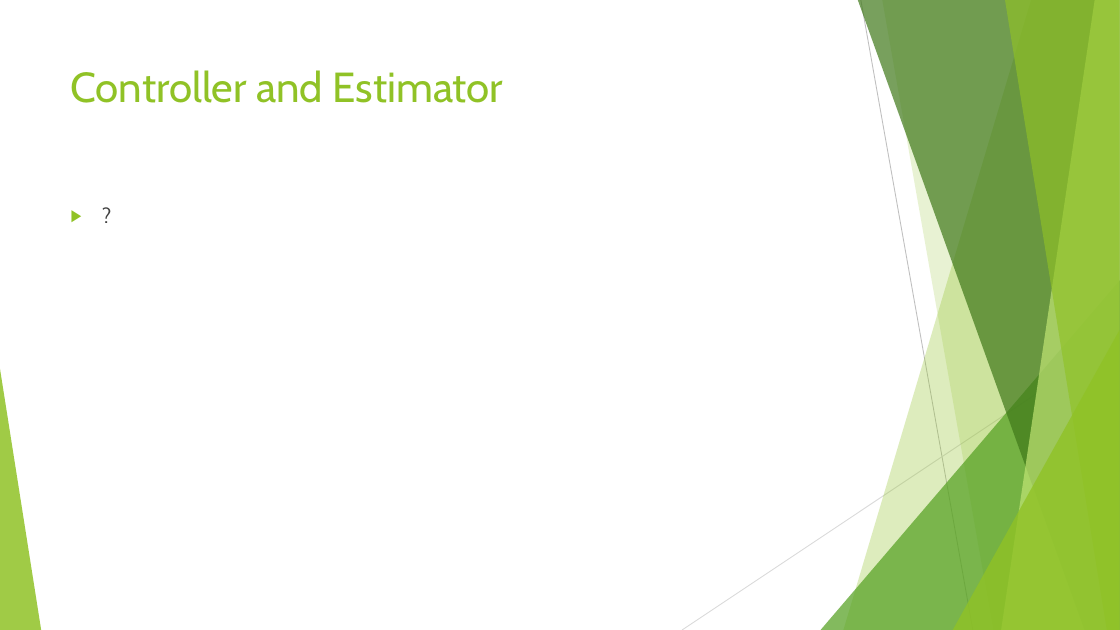
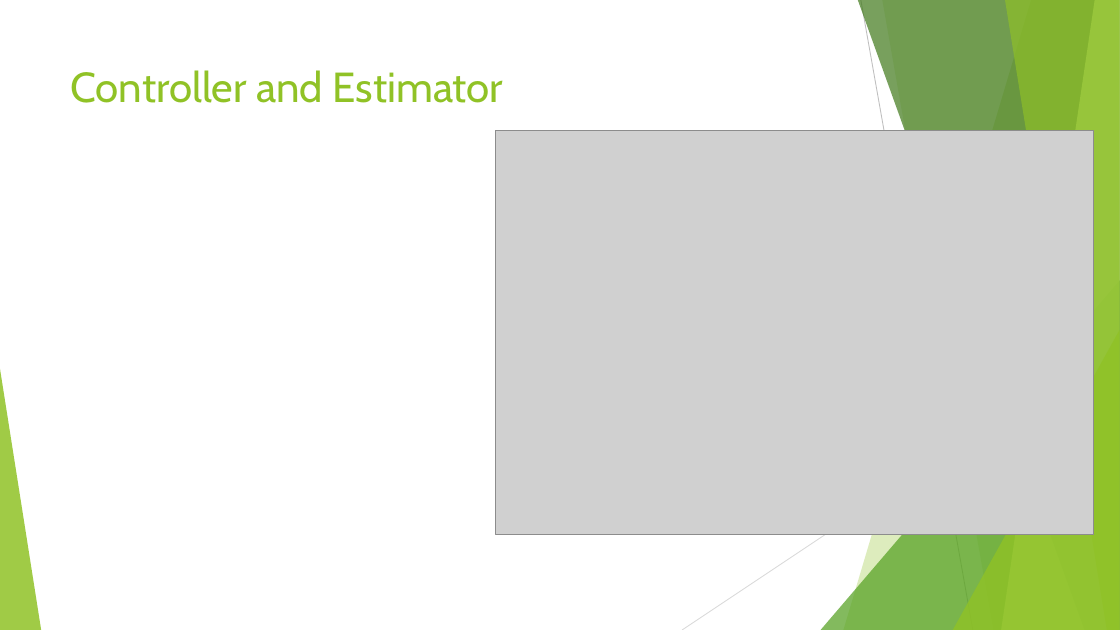
Before and after one commit to mcrusso2/EEP547_Project, a slide deck: slide 6 of Russo_Gaddis_EEP547_project.pptx. Drawn at 1120x630 pixels with LibreOffice and Linux fonts; fonts in the diff are those of the drawing; grey boxes stand for pictures. Boxes give left, top, right and bottom in pixels: in the first picture for what was removed or moved away, otherwise in the second. Text is boxed around its words. In the diff, an @@ line names an element or a change of style, - is before the commit and + after.

```diff
--- a/Russo_Gaddis_EEP547_project.pptx
+++ b/Russo_Gaddis_EEP547_project.pptx
@@ picture added at (496,131,1094,534) @@
@@ text removed at (62,198,852,555) @@
-▶ ?
```
Also in this commit, not shown: 4 other slides changed, 2 slides added, 1 slide removed.
